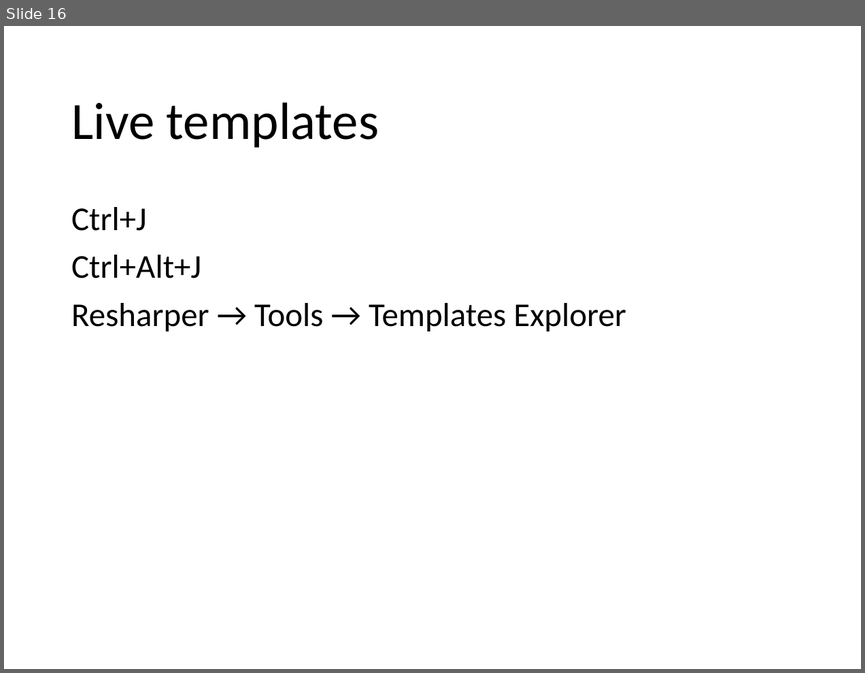
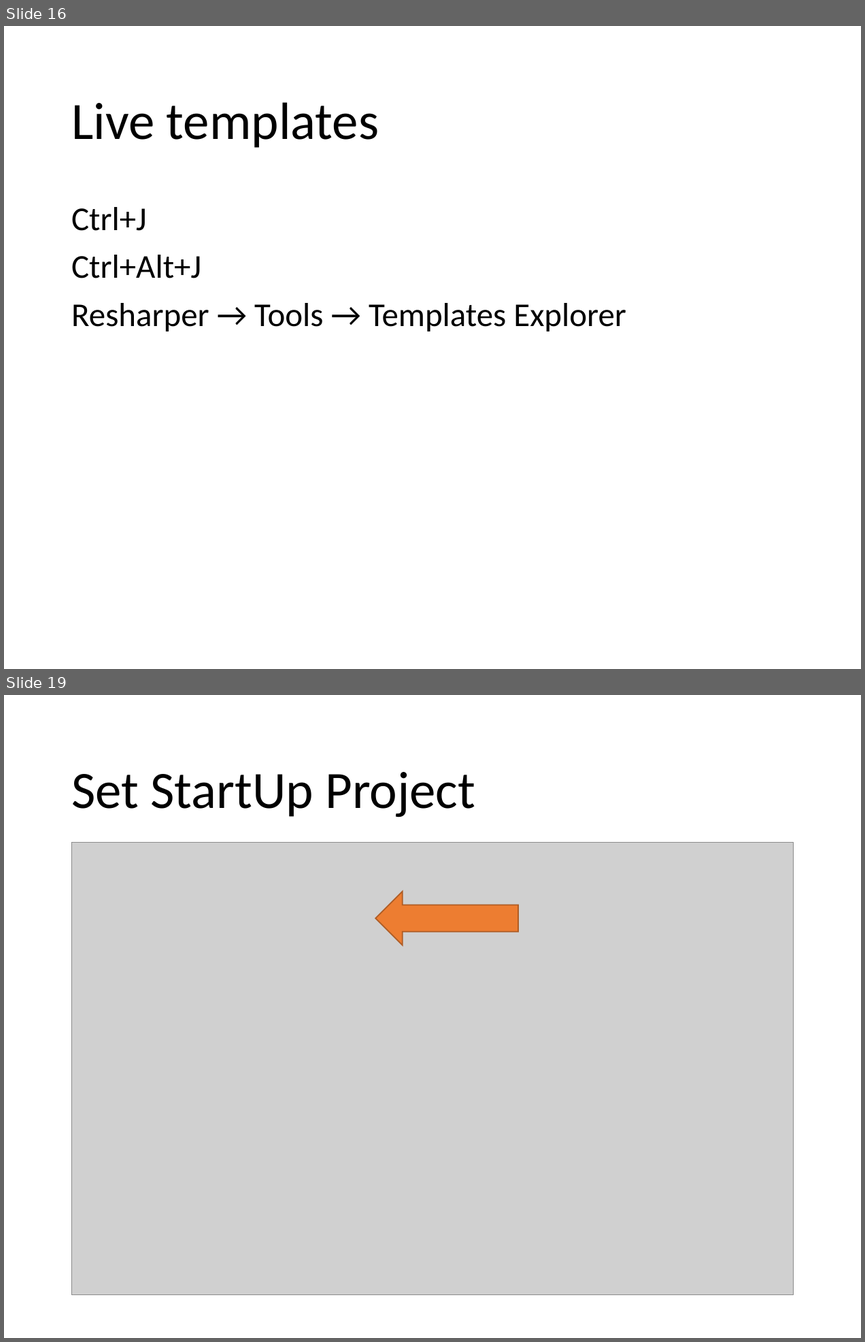
Before and after one commit to chokayes/internship-2015, a slide deck: Tools.pptx. Shown one above the other, each under a label of ours: slide 16 before the commit, slides 16 and 19 after it; the slides between them are not shown. The pictures are 865x673 and 865x1342 pixels, drawn with LibreOffice and Linux fonts; fonts in the diff are those of the drawing; grey boxes stand for pictures. Boxes give left, top, right and bottom in pixels: in the first picture for what was removed or moved away, otherwise in the second. Text is boxed around its words. In the diff, an @@ line names an element or a change of style, - is before the commit and + after.

```diff
--- a/Tools.pptx
+++ b/Tools.pptx
@@ slide 19 added at <box>4,695,861,1338</box>, background #FFFFFF @@
@@ title added at <box>71,772,475,817</box>, 44 pt, text #000000 @@
+Set StartUp Project
@@ picture added at <box>72,843,793,1295</box> @@
@@ right arrow added at <box>376,892,518,945</box>, fill #ED7D31, outline #AF5C24 1 pt @@
```
Also in this commit, not shown: 1 slide changed, 7 other slides added.
